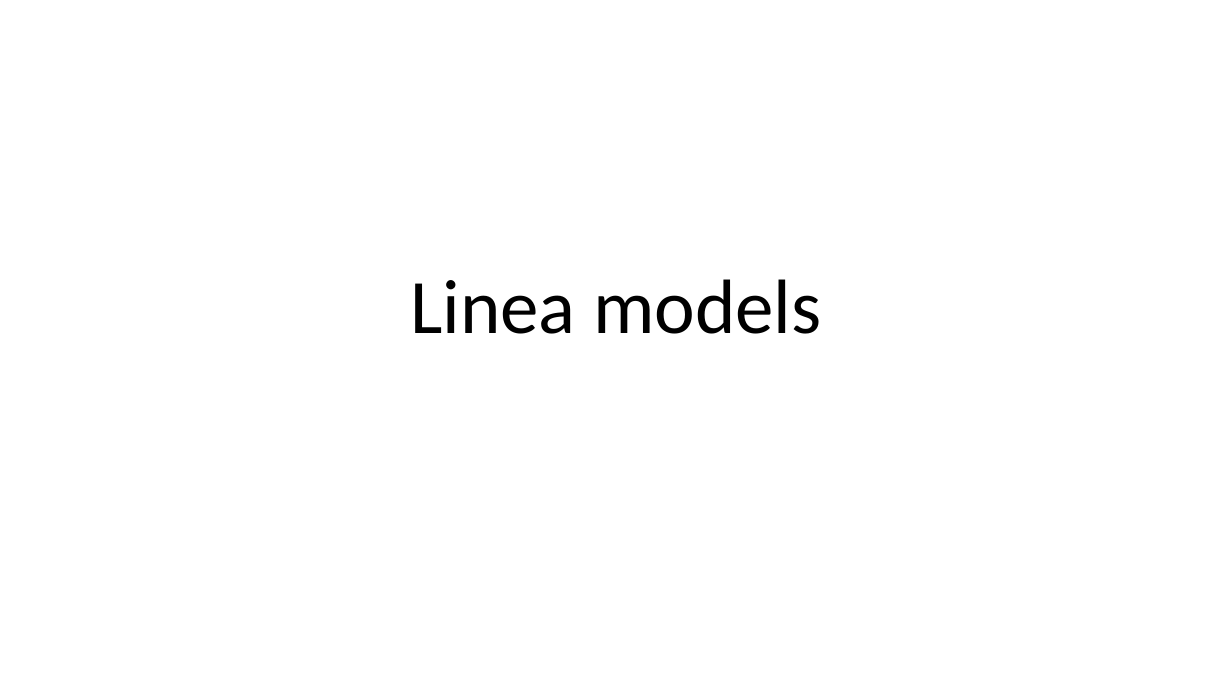
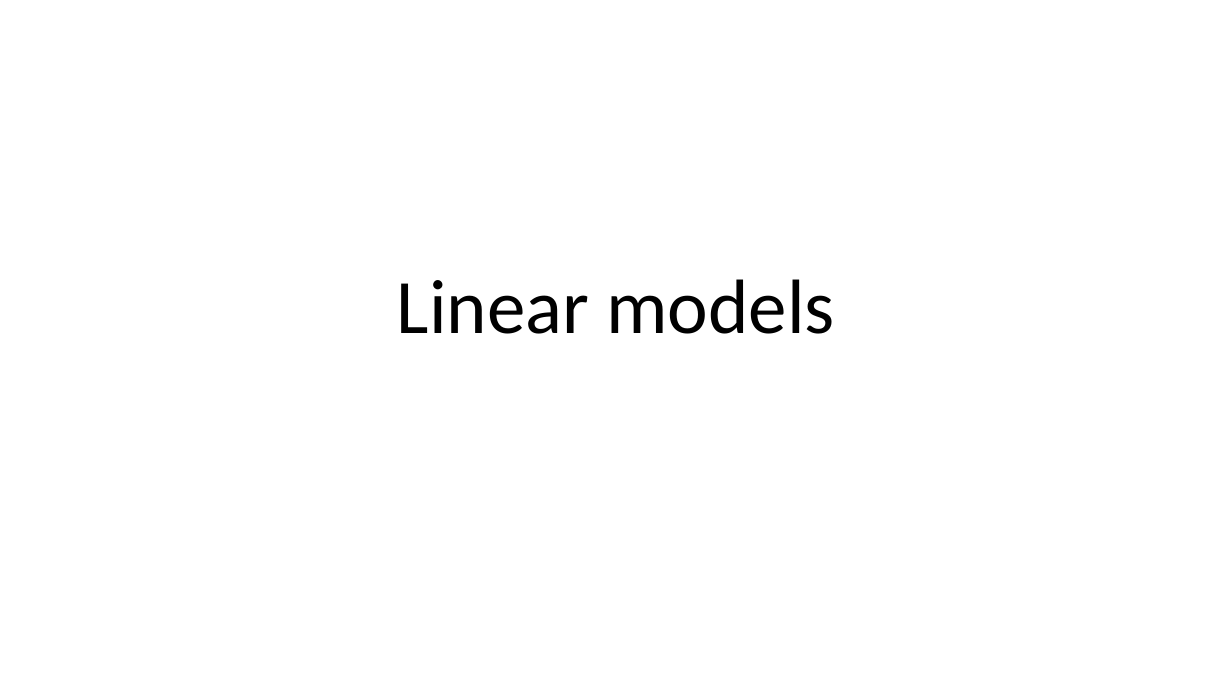
Before and after one commit to mathphysmx/teaching-ml, a slide deck: slide 1 of slides/02_ML_Linear_modelsA.pptx. Drawn at 1232x693 pixels with LibreOffice and Linux fonts; fonts in the diff are those of the drawing. Boxes give left, top, right and bottom in pixels: in the first picture for what was removed or moved away, otherwise in the second. Text is boxed around its words. In the diff, an @@ line names an element or a change of style, - is before the commit and + after.

```diff
--- a/slides/02_ML_Linear_modelsA.pptx
+++ b/slides/02_ML_Linear_modelsA.pptx
@@ title at [397, 279, 834, 334]: text changed @@
-Linea models
+Linear models
```
Also in this commit, not shown: 3 other slides changed, 2 other files.
